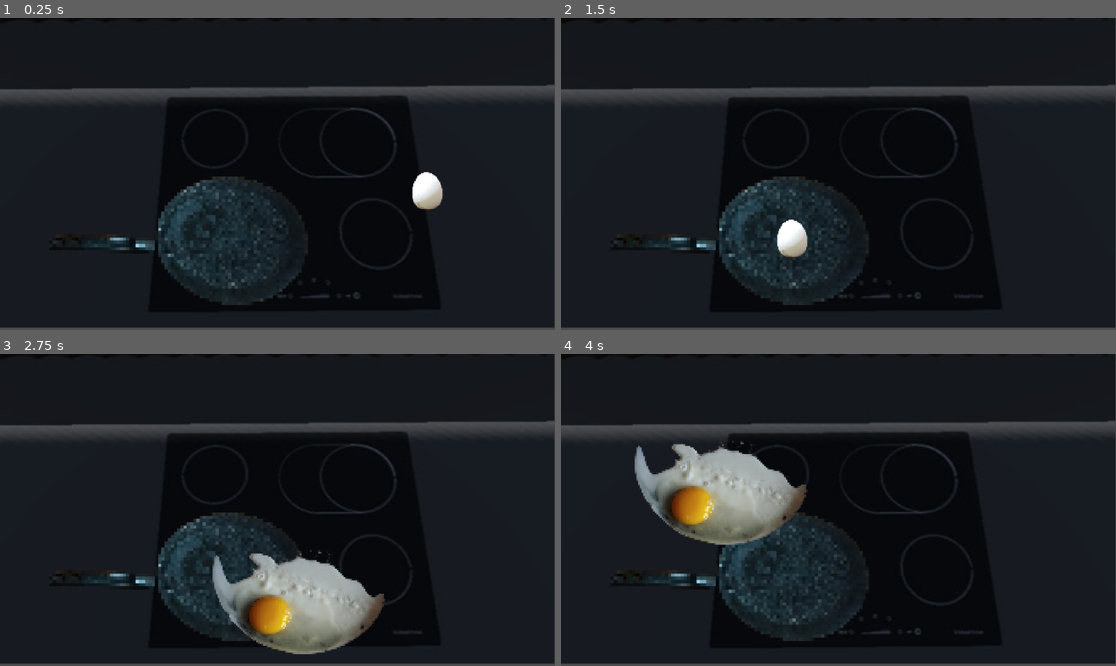
Above: before the commit, frames 1-4 (two rows, left to right).
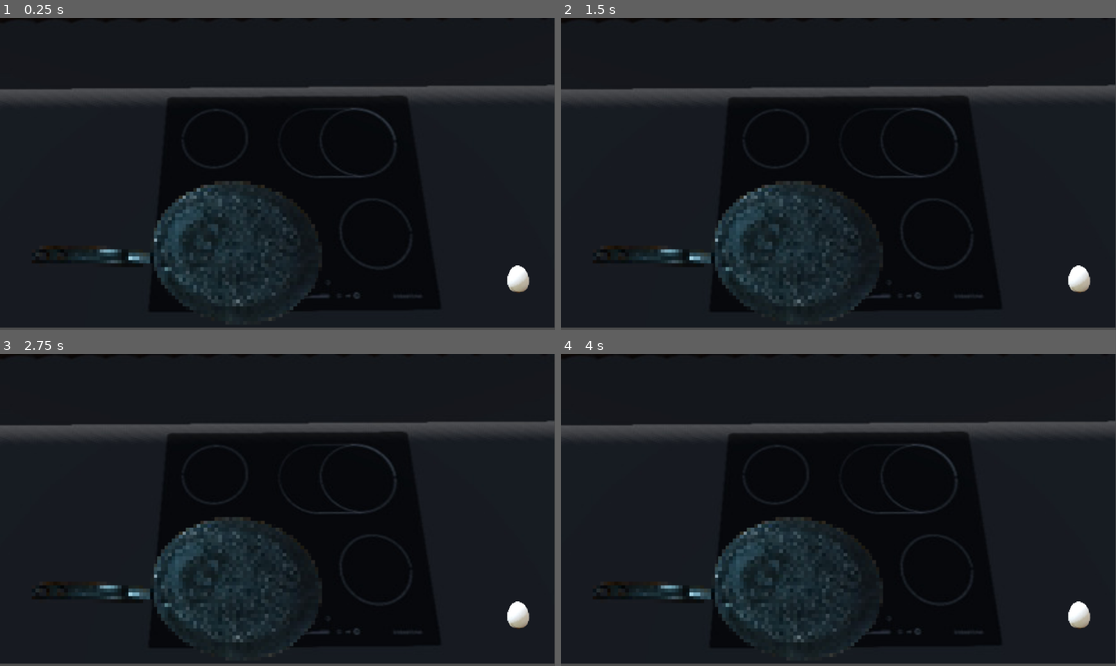
Above: after the commit, the same moments.

Repository: oneshot-death/3d-school-game
Game: Godot game, scene res://Levels/cooking_minigame.tscn
The game is run twice, just before and just after one commit, with the same random seed, the same clock (stepped at 60 frames per second) and the same inputs.
Inputs (mouse positions are in pixels of both pictures, inside the frame that each line leads up to):
- Up to frame 1 (0.25 s): no input
- Up to frame 2 (1.5 s): tap Enter (ui_accept) at 0.5, 1.25 s; drag from (988, 189) to (794, 239) at 0.52 s; drag from (727, 189) to (794, 239) at 1.27 s
- Up to frame 3 (2.75 s): tap Enter (ui_accept) at 2 s; move the mouse to (333, 441) at 2.02 s; hold D (move_right) from 2.03 s (still down); tap E (interaction) at 2.1 s; click (333, 441) at 2.17 s
- Up to frame 4 (4 s): release D (move_right) at 2.75 s; tap Enter (ui_accept) at 2.75, 3.5, 3.77 s; drag from (810, 572) to (672, 463) at 2.77 s; move the mouse to (1005, 556) at 3.52 s; hold A (move_left) from 3.53 s (still down); tap E (interaction) at 3.6 s; click (1005, 556) at 3.67 s

The runs differ from the first frame. In frame 1, 3.4% of the frame differs, in the area x 7-96%, y 49-98%; in frame 2, 3.4%; in frame 3, 9.1%; in frame 4, 9.2%, in the area x 7-96%, y 27-98%.

Commit message:
added food position logic

Diff:
--- a/Assets/Kitchen/draggable_food.gd
+++ b/Assets/Kitchen/draggable_food.gd
@@ -1,6 +1,7 @@
 extends AnimatedSprite2D
 
 @onready var area:Area2D=$Area2D
+@onready var FoodPosition:Marker2D=$"../Pan/FoodPosition"
 
 var dragging:bool=false
 var drag_offset=Vector2.ZERO
@@ -15,19 +16,23 @@
 		if event.button_index==MOUSE_BUTTON_LEFT and !event.pressed:
 			play()
 
-func _process(delta: float) -> void:
+
+func _process(_delta: float) -> void:
 	if dragging:
 		global_position=get_global_mouse_position()+drag_offset
 		if Input.is_mouse_button_pressed(MOUSE_BUTTON_LEFT)==false:
 			dragging=false
-			return
+			if entered==false:
+				get_tree().reload_current_scene()
+			else:
+				global_position=FoodPosition.global_position
 
-func _on_area_2d_input_event(viewport: Node, event: InputEvent, shape_idx: int) -> void:
+func _on_area_2d_input_event(_viewport: Node, event: InputEvent, _shape_idx: int) -> void:
 	if event is InputEventMouseButton:
 		if event.button_index==MOUSE_BUTTON_LEFT and event.pressed:
 			dragging=true
 			drag_offset = global_position - get_global_mouse_position()
 
 
-func _on_area_2d_area_entered(area: Area2D) -> void:
+func _on_area_2d_area_shape_entered(_area_rid: RID, _area: Area2D, _area_shape_index: int, _local_shape_index: int) -> void:
 	entered=true
--- a/Assets/Kitchen/draggable_food.tscn
+++ b/Assets/Kitchen/draggable_food.tscn
@@ -22,7 +22,7 @@
 [sub_resource type="SpriteFrames" id="SpriteFrames_m1xwg"]
 animations = [{
 "frames": [{
-"duration": 1.0,
+"duration": 0.01,
 "texture": SubResource("AtlasTexture_70bqc")
 }, {
 "duration": 5.0,
@@ -56,5 +56,5 @@
 position = Vector2(888, 359.00003)
 shape = SubResource("CircleShape2D_vl7ry")
 
-[connection signal="area_entered" from="Area2D" to="." method="_on_area_2d_area_entered"]
+[connection signal="area_shape_entered" from="Area2D" to="." method="_on_area_2d_area_shape_entered"]
 [connection signal="input_event" from="Area2D" to="." method="_on_area_2d_input_event"]
--- a/Levels/cooking_minigame.gd
+++ b/Levels/cooking_minigame.gd
@@ -11,17 +11,18 @@
 func _ready() -> void:
 	pass # Replace with function body.
 
-func _input(event: InputEvent) -> void:
-	if event is InputEventMouseButton:
+func _input(_event: InputEvent) -> void:
+	'if event is InputEventMouseButton:
 		if event.button_index==MOUSE_BUTTON_LEFT and !event.pressed and food_entered==true and run_once==false:
 			run_once=true
 			food.visible=false
 			animation.visible=true
-			animation.play()
+			animation.play()'
+	pass
 
 
 # Called every frame. 'delta' is the elapsed time since the previous frame.
-func _process(delta: float) -> void:
+func _process(_delta: float) -> void:
 	pass
 '	if food_entered==true:
 		if Input.is_mouse_button_pressed(MOUSE_BUTTON_LEFT)==false:
@@ -32,6 +33,6 @@
 				run_once=true'
 
 
-func _on_area_2d_area_shape_entered(area_rid: RID, area: Area2D, area_shape_index: int, local_shape_index: int) -> void:
+func _on_area_2d_area_shape_entered(_area_rid: RID, _area: Area2D, _area_shape_index: int, _local_shape_index: int) -> void:
 	#food_entered=pass
 	pass
--- a/Levels/cooking_minigame.tscn
+++ b/Levels/cooking_minigame.tscn
@@ -52,7 +52,8 @@
 offset_bottom = 40.0
 
 [node name="Pan" type="Sprite2D" parent="."]
-position = Vector2(321.365, 499.174)
+position = Vector2(311.562, 528.587)
+scale = Vector2(1.1223367, 1.1176519)
 texture = ExtResource("2_cp0dv")
 
 [node name="Area2D" type="Area2D" parent="Pan"]
@@ -70,7 +71,12 @@
 frame = 2
 frame_progress = 1.0
 
+[node name="FoodPosition" type="Marker2D" parent="Pan"]
+position = Vector2(122.45701, -40.788162)
+
 [node name="Food" parent="." instance=ExtResource("2_h635q")]
-position = Vector2(963.00006, 425.00003)
+position = Vector2(1130, 589)
+scale = Vector2(0.25, 0.25)
 
 [connection signal="area_shape_entered" from="Pan/Area2D" to="." method="_on_area_2d_area_shape_entered"]
+[connection signal="area_shape_entered" from="Pan/Area2D" to="Food" method="_on_area_2d_area_shape_entered"]
